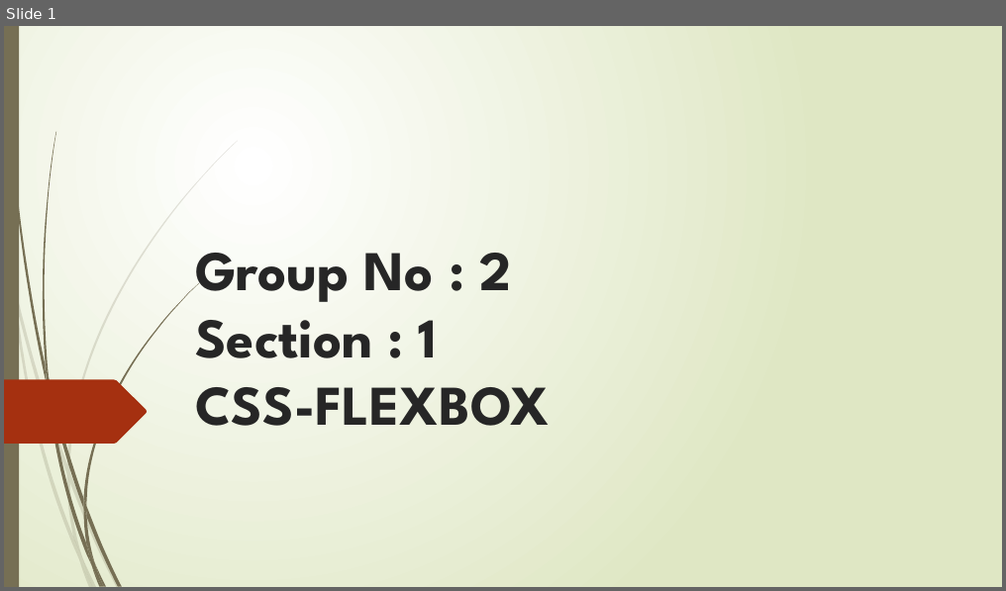
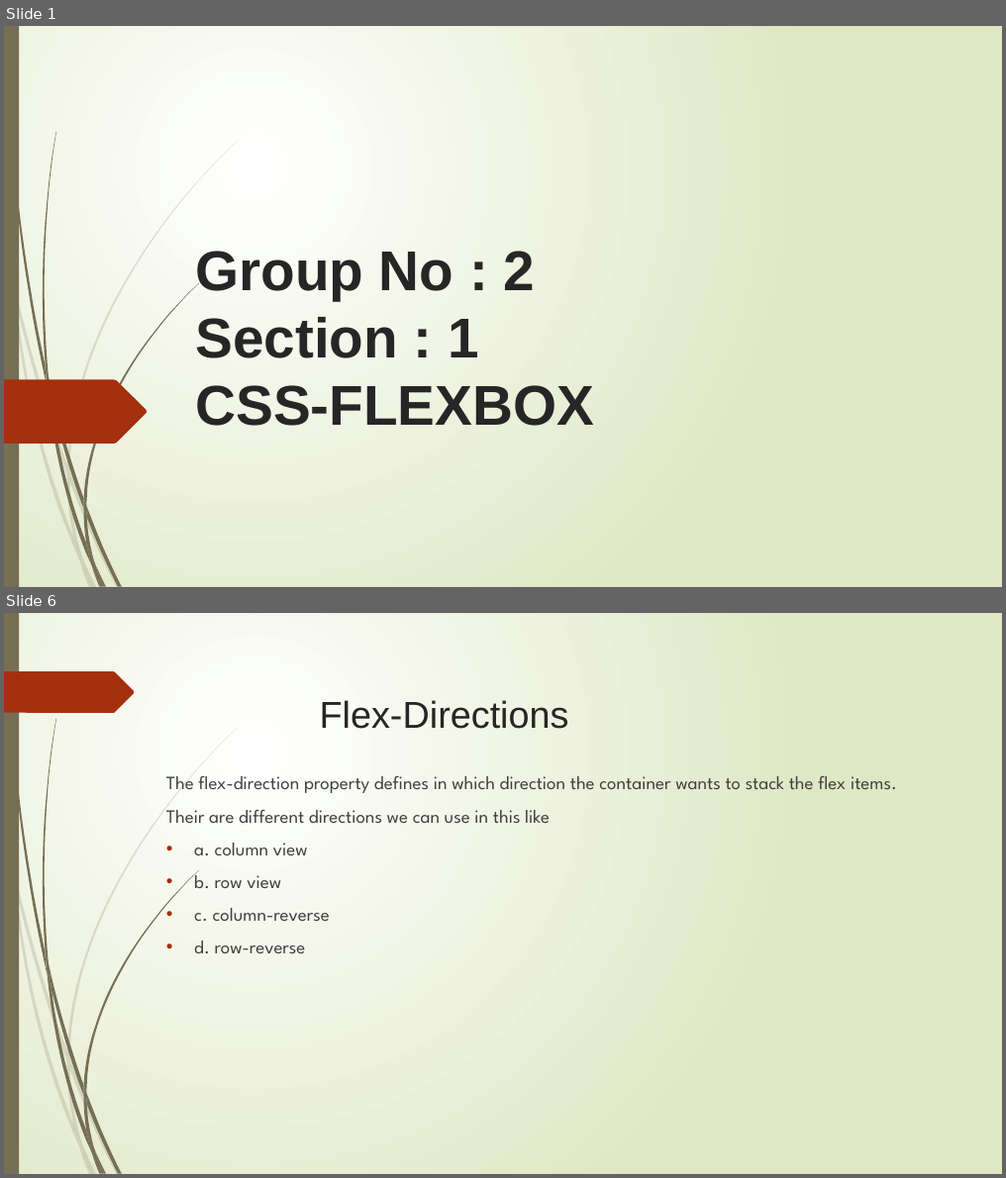
Before and after one commit to Rithima-Reddy/CSS-FLEXBOX, a slide deck: Group No.pptx. Shown one above the other, each under a label of ours: slide 1 before the commit, slides 1 and 6 after it; the slides between them are not shown. The pictures are 1006x591 and 1006x1178 pixels, drawn with LibreOffice and Linux fonts; fonts in the diff are those of the drawing. Boxes give left, top, right and bottom in pixels: in the first picture for what was removed or moved away, otherwise in the second. Text is boxed around its words. In the diff, an @@ line names an element or a change of style, - is before the commit and + after.

```diff
--- a/Group No.pptx
+++ b/Group No.pptx
@@ slide 6 added at (4, 613, 1002, 1174), background gradient #FFFFFF to #DFE8C4; not listed: 23 template elements that a slide beside it also shows @@
@@ freeform shape added at (4, 671, 135, 713), fill #A53010 @@
@@ title added at (320, 700, 569, 729), 36 pt, text #262626 @@
+Flex-Directions
@@ text added at (166, 776, 897, 954), 18 pt, text #404040 @@
+The flex-direction property defines in which direction the container wants to stack the flex items.
+Their are different directions we can use in this like
+• a. column view
+• b. row view
+• c. column-reverse
+• d. row-reverse
@@ slide 1 changed as well @@
@@ title "Group No : 2 Section ..." at (195, 251, 594, 426): font League Spartan to Arial @@
```
Also in this commit, not shown: 1 other slide changed, 6 other slides added, 3 slides removed.
